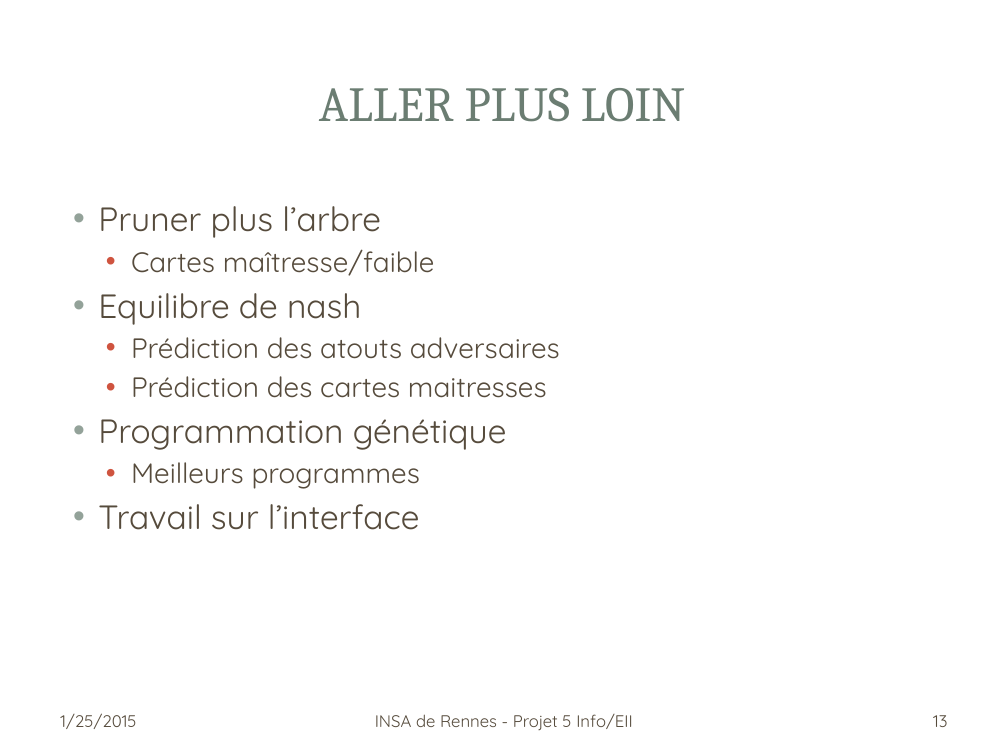
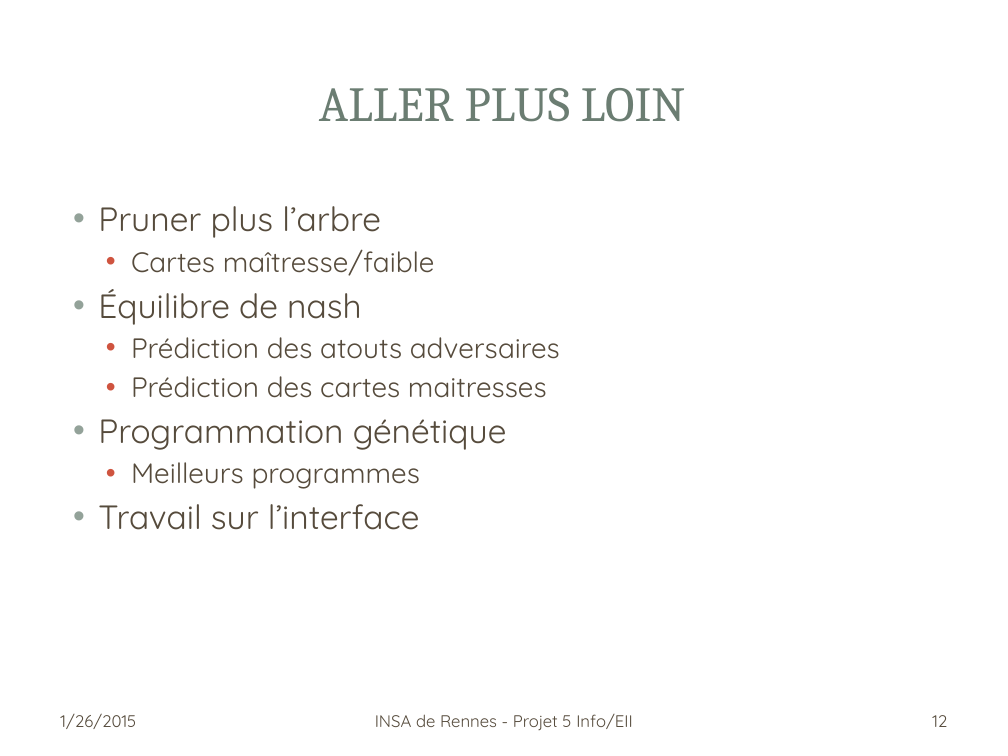
Before and after one commit to aurrelhebert/Projet_Belote, a slide deck: slide 12 of doc/presentation.pptx (slide 13 before the commit). Drawn at 1008x756 pixels with LibreOffice and Linux fonts; fonts in the diff are those of the drawing; background and template pictures are left out. Boxes give left, top, right and bottom in pixels: in the first picture for what was removed or moved away, otherwise in the second. Text is boxed around its words. In the diff, an @@ line names an element or a change of style, - is before the commit and + after.

```diff
--- a/doc/presentation.pptx
+++ b/doc/presentation.pptx
@@ text at box(98, 289, 362, 325): text changed @@
-• Equilibre de nash
+• Équilibre de nash
@@ text at box(60, 713, 136, 729): text changed @@
-1/25/2015
+1/26/2015
@@ page number at box(932, 715, 947, 727): text changed @@
-13
+12
```
Also in this commit, not shown: 10 other slides changed, 1 slide removed.
